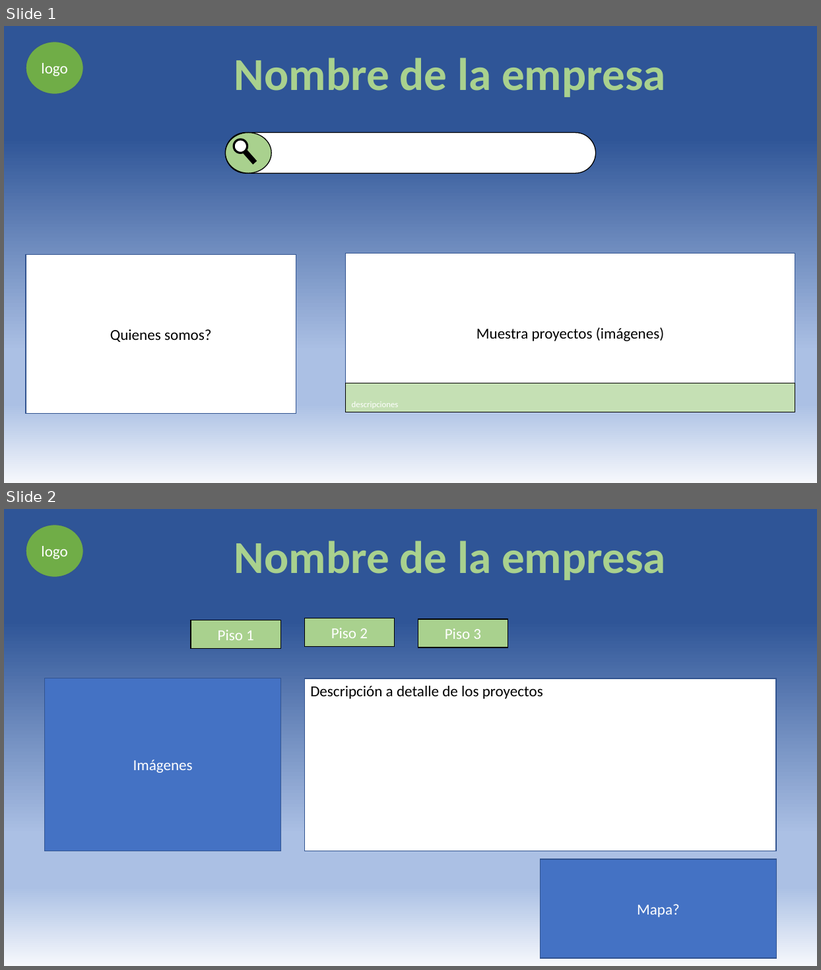
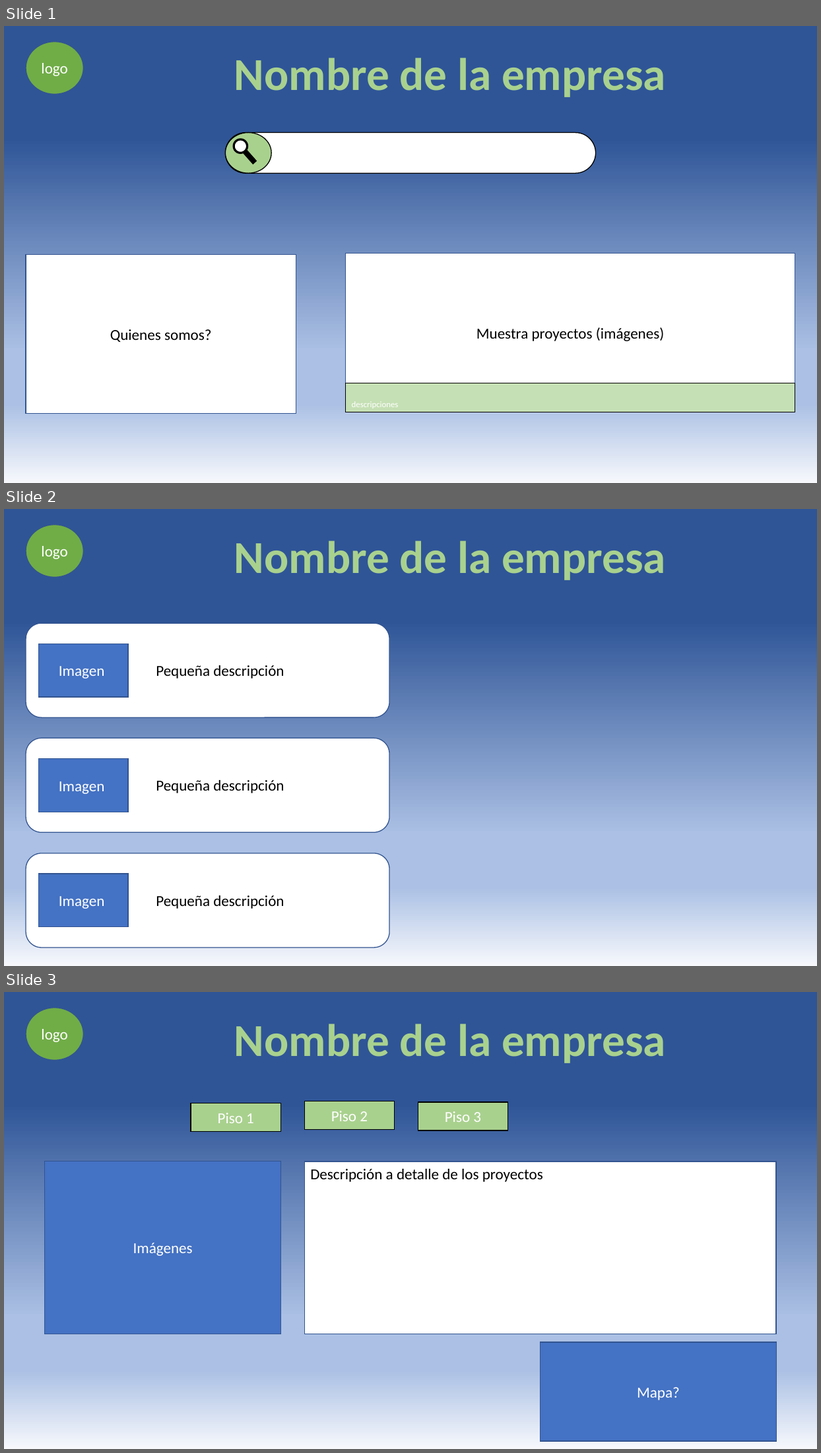
Before and after one commit to ser0710/pag_vacaciones, a slide deck: asta/idea 1.pptx. Shown one above the other, each under a label of ours: slides 1 and 2 before the commit, slides 1, 2 and 3 after it. The pictures are 821x970 and 821x1453 pixels, drawn with LibreOffice and Linux fonts; fonts in the diff are those of the drawing. Boxes give left, top, right and bottom in pixels: in the first picture for what was removed or moved away, otherwise in the second. Text is boxed around its words. In the diff, an @@ line names an element or a change of style, - is before the commit and + after.

```diff
--- a/asta/idea 1.pptx
+++ b/asta/idea 1.pptx
@@ slide 2 added at (4,509,817,966), background #FFFFFF @@
@@ rectangle added at (4,509,817,621), fill #2F5597, outline #2F5597 1 pt @@
@@ ellipse added at (26,525,83,578), fill #70AD47, outline #325491 1 pt, 18 pt, text #FFFFFF @@
+logo
@@ text added at (234,541,666,580), 54 pt, text #A9D18E, bold @@
+Nombre de la empresa
@@ rectangle added at (4,621,817,966), fill gradient #F6F8FC to #ABC0E4 to #2F5597 @@
@@ rounded rectangle added at (26,623,389,718), fill #FFFFFF, outline #325491 1 pt @@
@@ rectangle added at (39,644,129,697), fill #4472C4, outline #325491 1 pt, 18 pt, text #FFFFFF @@
+Imagen
@@ text added at (156,665,284,679), 18 pt, text #000000 @@
+Pequeña descripción
@@ rounded rectangle added at (26,739,389,833), fill #FFFFFF, outline #325491 1 pt @@
@@ rectangle added at (39,759,129,812), fill #4472C4, outline #325491 1 pt, 18 pt, text #FFFFFF @@
+Imagen
@@ text added at (156,780,284,793), 18 pt, text #000000 @@
+Pequeña descripción
@@ rounded rectangle added at (26,854,389,948), fill #FFFFFF, outline #325491 1 pt @@
@@ rectangle added at (39,875,129,927), fill #4472C4, outline #325491 1 pt, 18 pt, text #FFFFFF @@
+Imagen
@@ text added at (156,896,284,909), 18 pt, text #000000 @@
+Pequeña descripción
@@ what was slide 2 is now slide 3 @@
```
Also in this commit, not shown: 15 other files.
